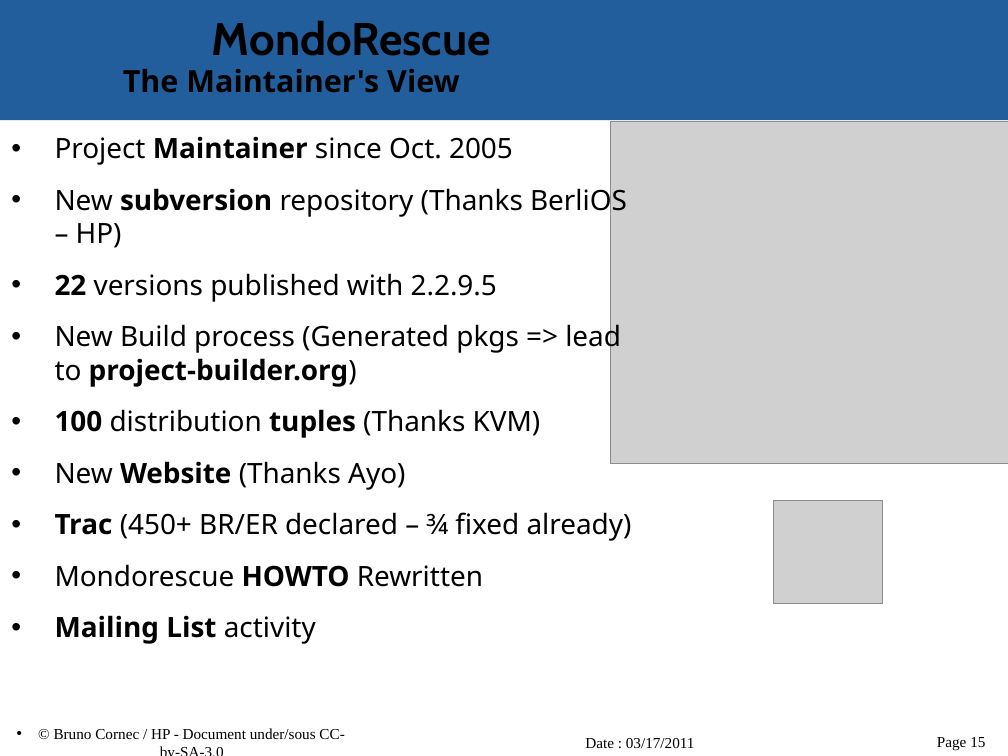
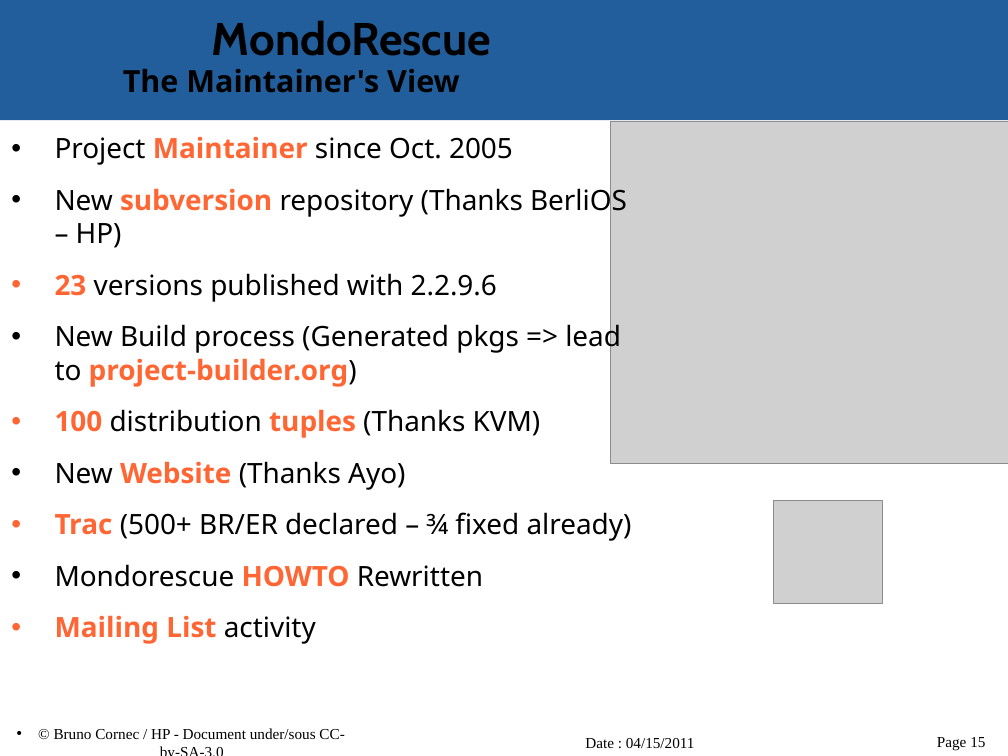
Before and after one commit to vir/mondo-rescue, a slide deck: slide 15 of mondo-doc/mondo-presentation.odp. Drawn at 1008x756 pixels with LibreOffice and Linux fonts; fonts in the diff are those of the drawing; grey boxes stand for pictures; background and template pictures are left out. Boxes give left, top, right and bottom in pixels: in the first picture for what was removed or moved away, otherwise in the second. Text is boxed around its words. In the diff, an @@ line names an element or a change of style, - is before the commit and + after.

Commit message:
- Update Mondo Presentation with TOS improvements

```diff
--- a/mondo-doc/mondo-presentation.odp
+++ b/mondo-doc/mondo-presentation.odp
@@ text at [55, 137, 627, 644]: text colour #000000 to #FF6633 in "Maintainer", "subversion", "project-builder.org)", "100 tuples" and 3 more places @@
@@ text at [55, 273, 497, 302]: text changed @@
-• 22 versions published with 2.2.9.5
+• 23 versions published with 2.2.9.6
@@ text at [55, 512, 632, 541]: text changed @@
-• Trac (450+ BR/ER declared – ¾ fixed already)
+• Trac (500+ BR/ER declared – ¾ fixed already)
@@ text at [585, 738, 695, 748]: text changed @@
-Date : 03/17/2011
+Date : 04/15/2011
```
Also in this commit, not shown: 25 other slides changed.
